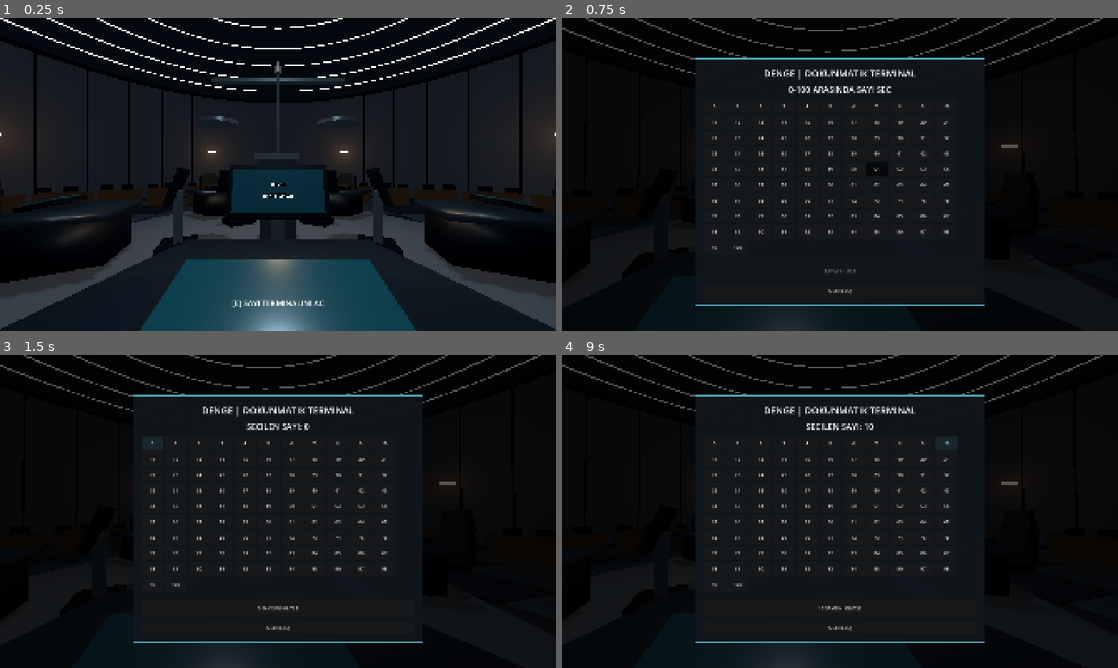
Above: before the commit, frames 1-4 (two rows, left to right).
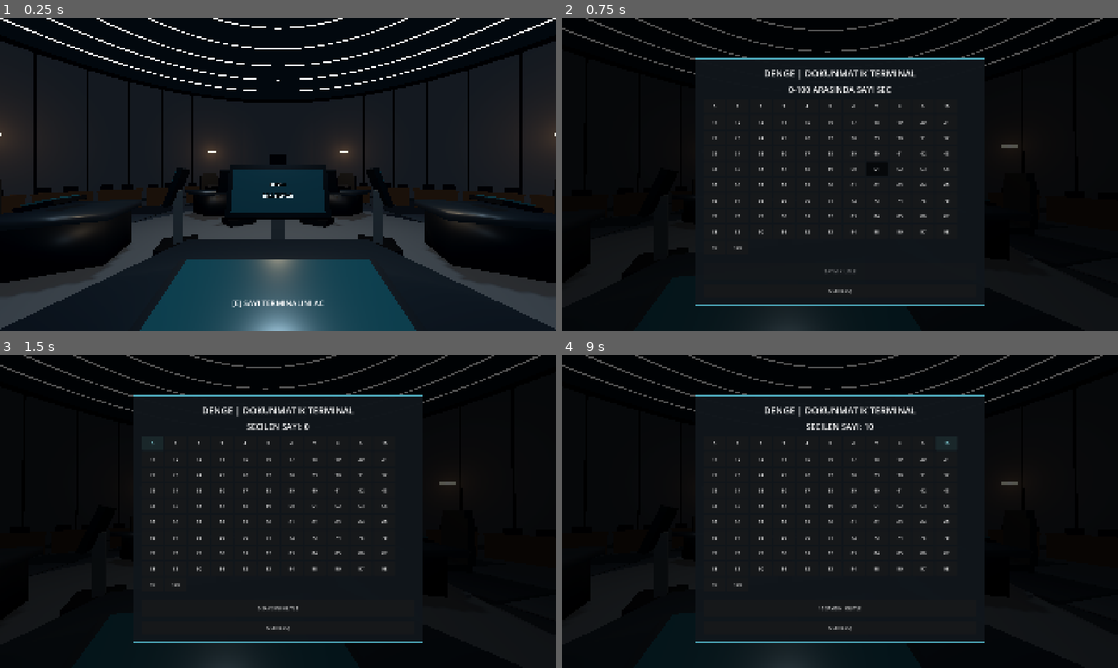
Above: after the commit, the same moments.

Repository: SerkanAydin06/DENGE
Game: Godot game, scene res://scenes/game_room.tscn
Same seed, same stepped clock (60 frames per second), same inputs: the game is played once before the commit and once after it.
Inputs (mouse positions are in pixels of both pictures, inside the frame that each line leads up to):
- Up to frame 1 (0.25 s): no input
- Up to frame 2 (0.75 s): tap Enter at 0.5 s; move the mouse to (867, 174) at 0.52 s; tap E at 0.6 s; click (867, 174) at 0.67 s
- Up to frame 3 (1.5 s): click "0" at 1.25 s
- Up to frame 4 (9 s): click "1" at 2 s; click "2" at 2.75 s; click "3" at 3.5 s; click "4" at 4.25 s; click "5" at 5 s; click "6" at 5.75 s; click "7" at 6.5 s; click "8" at 7.25 s; click "9" at 8 s; click "10" at 8.75 s

The runs differ from the first frame. In frame 1, 0.9% of the frame differs, in the area x 35-65%, y 13-71%; in frame 2, less than 0.1%; in frame 3, less than 0.1%; in frame 4, less than 0.1%.

Commit message:
Place one tiltable balance behind every player's chair: scenes/center_platform.tscn

Diff:
--- a/scenes/center_platform.tscn
+++ b/scenes/center_platform.tscn
@@ -1,9 +1,8 @@
-[gd_scene load_steps=8 format=3]
+[gd_scene load_steps=7 format=3]
 
 [ext_resource type="Material" path="res://assets/materials/concrete.tres" id="1_concrete"]
 [ext_resource type="Material" path="res://assets/materials/dark_concrete.tres" id="2_dark"]
 [ext_resource type="Material" path="res://assets/materials/metal.tres" id="3_metal"]
-[ext_resource type="PackedScene" path="res://scenes/props/balance_scale.tscn" id="4_scale"]
 
 [sub_resource type="CylinderMesh" id="BaseMesh"]
 top_radius = 5.65
@@ -39,7 +38,3 @@
 mesh = SubResource("SurfaceMesh")
 material_override = ExtResource("1_concrete")
 position = Vector3(0, 0.57, 0)
-
-[node name="CenterScale" parent="." instance=ExtResource("4_scale")]
-position = Vector3(0, 0.61, 0)
-scale = Vector3(0.78, 0.78, 0.78)
